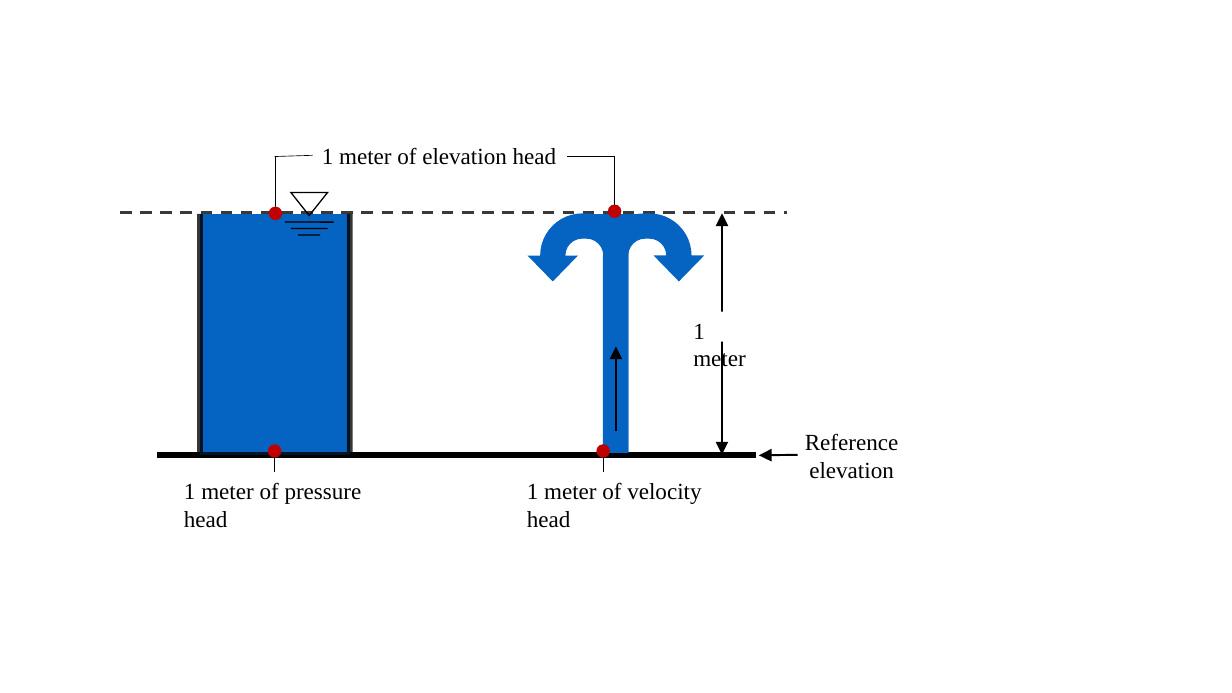
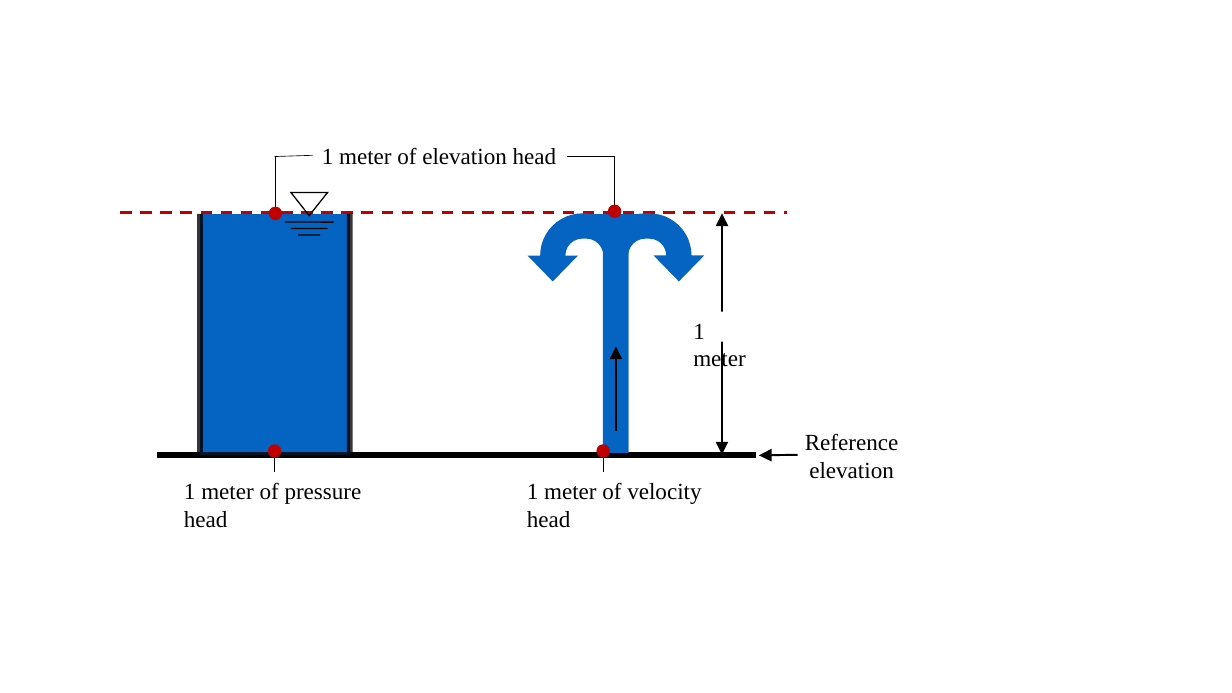
Before and after one commit to CEE-4540/python-tutorial-juandirection, a slide deck: slide 1 of AguaClara Water Treatment Plant Design/Summary Sheets/Diagrams.pptx. Drawn at 1232x693 pixels with LibreOffice and Linux fonts; fonts in the diff are those of the drawing. Boxes give left, top, right and bottom in pixels: in the first picture for what was removed or moved away, otherwise in the second. Text is boxed around its words. In the diff, an @@ line names an element or a change of style, - is before the commit and + after.

```diff
--- a/AguaClara Water Treatment Plant Design/Summary Sheets/Diagrams.pptx
+++ b/AguaClara Water Treatment Plant Design/Summary Sheets/Diagrams.pptx
@@ line (120, 213) - (787, 213): stroke #3B3838 2.25 pt dashed to #C00000 2.25 pt dashed @@
```
Also in this commit, not shown: 4 other slides changed, 1 slide added, 9 other files.
